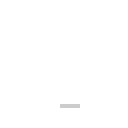
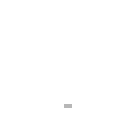
Revision of a layered 128px x 128px image; what changed, layer by layer:
painted on "Layer 3" over [60, 104, 80, 108]
